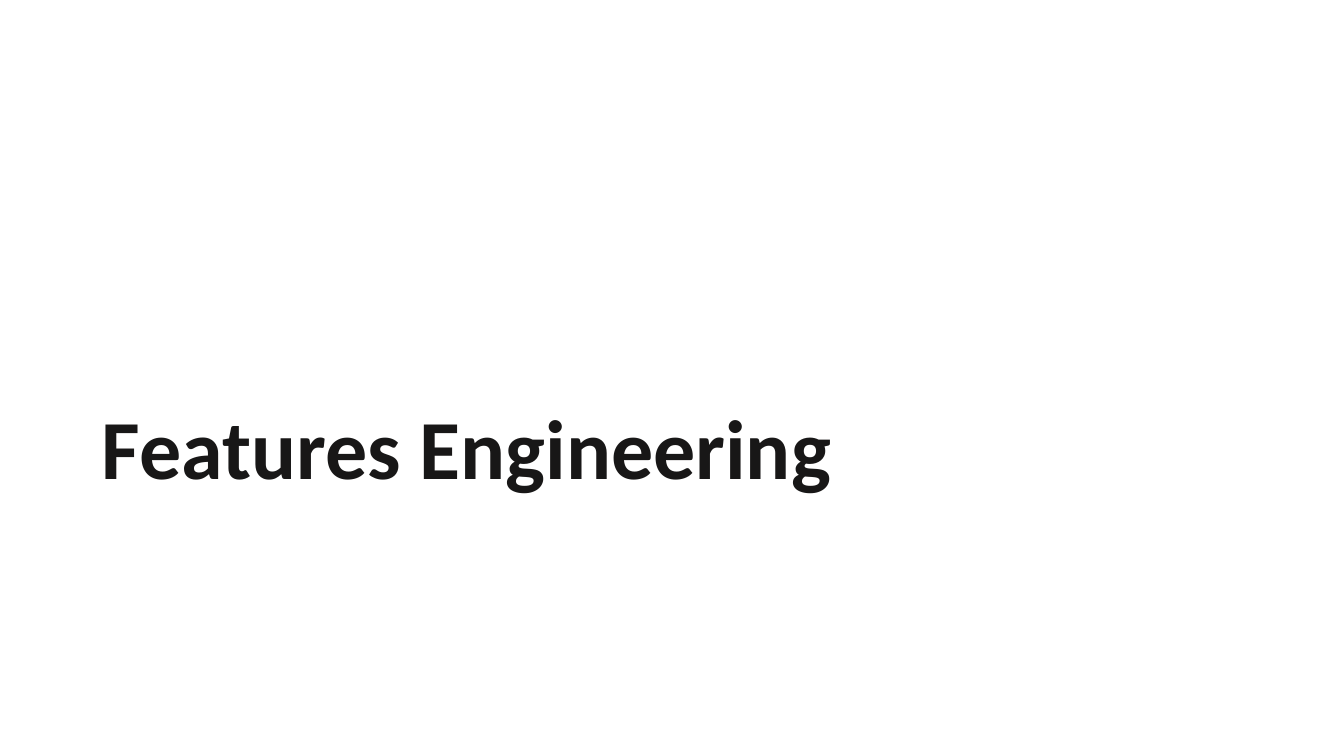
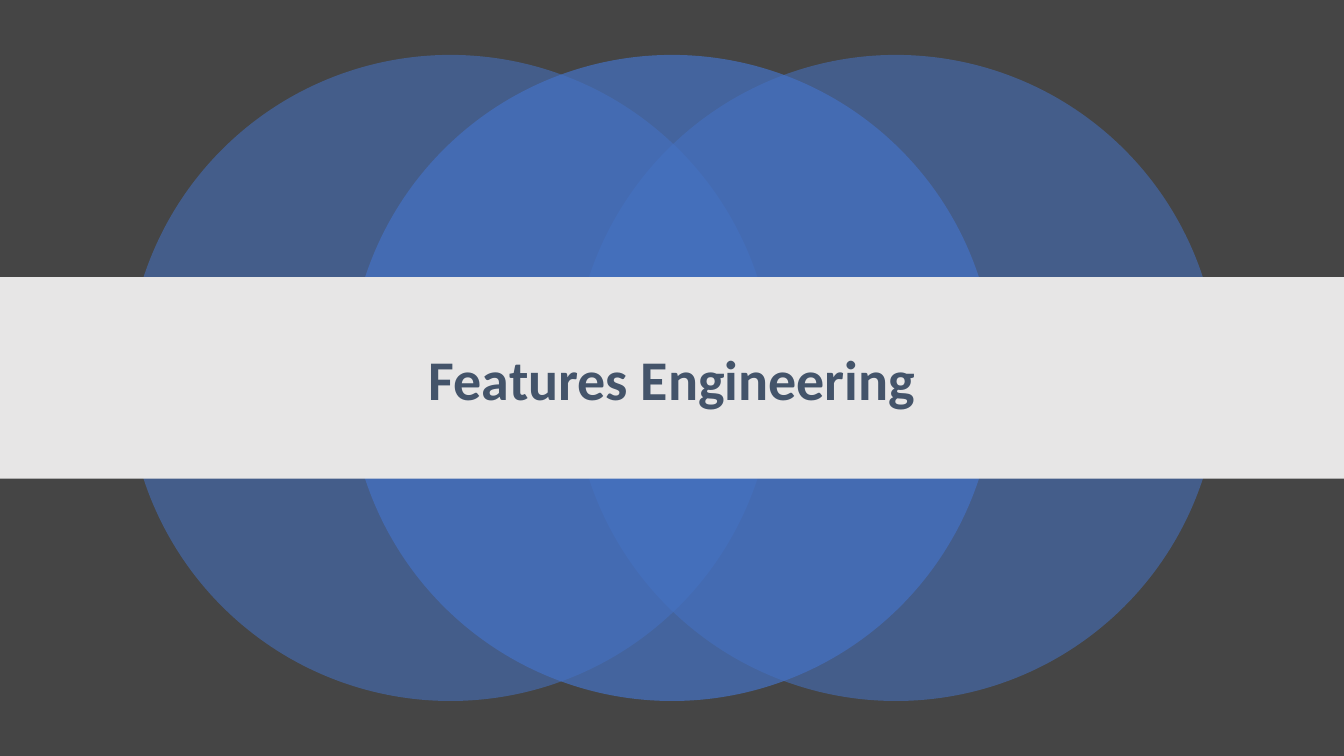
Before and after one commit to manasagodkhindi/AmesHousingPrediction, a slide deck: slide 14 of HousingPricesPresentations.pptx (slide 11 before the commit). Drawn at 1344x756 pixels with LibreOffice and Linux fonts; fonts in the diff are those of the drawing. Boxes give left, top, right and bottom in pixels: in the first picture for what was removed or moved away, otherwise in the second. Text is boxed around its words. In the diff, an @@ line names an element or a change of style, - is before the commit and + after.

```diff
--- a/HousingPricesPresentations.pptx
+++ b/HousingPricesPresentations.pptx
@@ background #FFFFFF to #454545 @@
@@ ellipse added at bbox=[127, 55, 773, 702], fill #4472C4 at 55% opacity @@
@@ ellipse added at bbox=[349, 55, 995, 702], fill #4472C4 at 70% opacity @@
@@ ellipse added at bbox=[573, 55, 1219, 702], fill #4472C4 at 55% opacity @@
@@ rectangle added at bbox=[0, 277, 1344, 479], fill #E7E6E6 @@
@@ title "Features Engineering": place and size @@
-title "Features Engineering" at bbox=[102, 420, 831, 494]
+title "Features Engineering" at bbox=[429, 360, 915, 410]
@@ title "Features Engineering" at bbox=[429, 360, 915, 410]: size 60 to 40 pt, text colour #181717 to #44546A; alignment left to centre; vertical alignment bottom to middle @@
```
Also in this commit, not shown: 4 other slides changed, 13 slides added, 5 slides removed.
